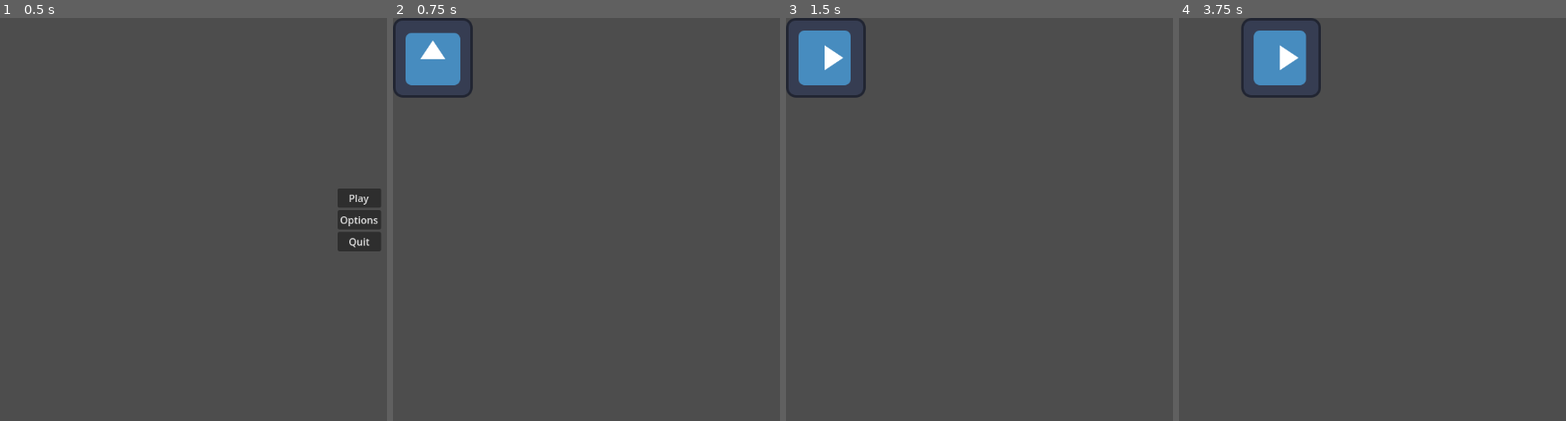
Above: before the commit, frames 1-4 (left to right).
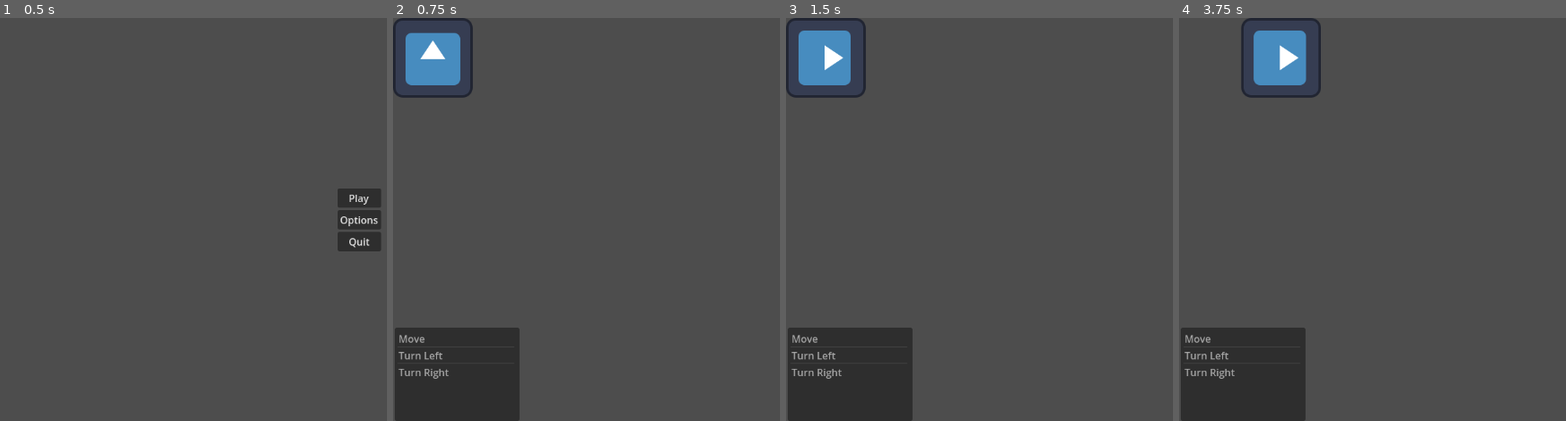
Above: after the commit, the same moments.

Repository: RunningGriffin/Hackathon-BYU-I
Game: Godot game, scene res://mainMenu.tscn
Two runs of this game, one before a commit and one after it. Both use one fixed random seed, a clock stepped at 60 frames per second and the inputs below. The engine's default icon, where the game draws it, is replaced by a stand-in: a white triangle on a blue panel in a dark square.
Inputs:
- Up to frame 1 (0.5 s): no input
- Up to frame 2 (0.75 s): click "Play" at 0.5 s
- Up to frame 3 (1.5 s): tap Enter at 1.25 s; hold D (turn_right) from 1.28 s (still down)
- Up to frame 4 (3.75 s): tap Space at 2, 3.5 s; release D (turn_right) at 2.03 s; hold A (turn_left) 2.03-2.78 s; tap Enter at 2.75 s; hold D (turn_right) 2.78-3.53 s; hold W (forward) from 3.53 s (still down)

Frame 1 is identical in both runs. In frame 2, 7.2% of the frame differs, in the area x 0-33%, y 76-100%; in frame 3, 7.2%; in frame 4, 7.2%.

Commit message:
added actionsInterface to world scene

Diff:
--- a/actionsInterface.tscn
+++ b/actionsInterface.tscn
@@ -2,7 +2,7 @@
 
 [ext_resource type="Script" path="res://possibleActionsItemList.gd" id="1_tf75w"]
 
-[node name="Node2D" type="Node2D"]
+[node name="actionsInterface" type="Node2D"]
 
 [node name="ActionQueueWindow" type="Window" parent="."]
 title = "Action Queue"
@@ -13,12 +13,13 @@
 
 [node name="possibleActionsItemList" type="ItemList" parent="."]
 offset_left = 3.0
-offset_top = 443.0
-offset_right = 313.0
-offset_bottom = 643.0
-item_count = 2
+offset_top = 498.0
+offset_right = 203.0
+offset_bottom = 648.0
+item_count = 3
 item_0/text = "Move"
-item_1/text = "Turn"
+item_1/text = "Turn Left"
+item_2/text = "Turn Right"
 script = ExtResource("1_tf75w")
 
 [connection signal="item_activated" from="possibleActionsItemList" to="possibleActionsItemList" method="_on_item_activated"]
--- a/possibleActionsItemList.gd
+++ b/possibleActionsItemList.gd
@@ -1,9 +1,20 @@
 extends ItemList
+
+
+var action_move_toggle = false
+var action_turn_left_toggle = false
+var action_turn_right_toggle = false
 
 
 func _on_item_activated(index):
 	match index:
 		0: # Move
 			print("Move")
-		1: # Turn
-			print("Turn")
+
+
+		1: # Turn Left
+			print("Turn Left")
+
+
+		2: # Turn Right
+			print("Turn Right")
--- a/world.tscn
+++ b/world.tscn
@@ -1,8 +1,9 @@
-[gd_scene load_steps=4 format=3 uid="uid://cpskj7ryuoaeq"]
+[gd_scene load_steps=5 format=3 uid="uid://cpskj7ryuoaeq"]
 
 [ext_resource type="PackedScene" uid="uid://dcbkq2ko4hnrq" path="res://player.tscn" id="1_8hw71"]
 [ext_resource type="Script" path="res://world.gd" id="1_ps516"]
 [ext_resource type="PackedScene" uid="uid://clbtedsudd8l4" path="res://tile_map.tscn" id="2_bvqsw"]
+[ext_resource type="PackedScene" uid="uid://b2wbfvmaci44u" path="res://actionsInterface.tscn" id="4_8s40o"]
 
 [node name="World" type="Node"]
 script = ExtResource("1_ps516")
@@ -11,3 +12,5 @@
 position = Vector2(64, 64)
 
 [node name="TileMap" parent="." instance=ExtResource("2_bvqsw")]
+
+[node name="actionsInterface" parent="." instance=ExtResource("4_8s40o")]
